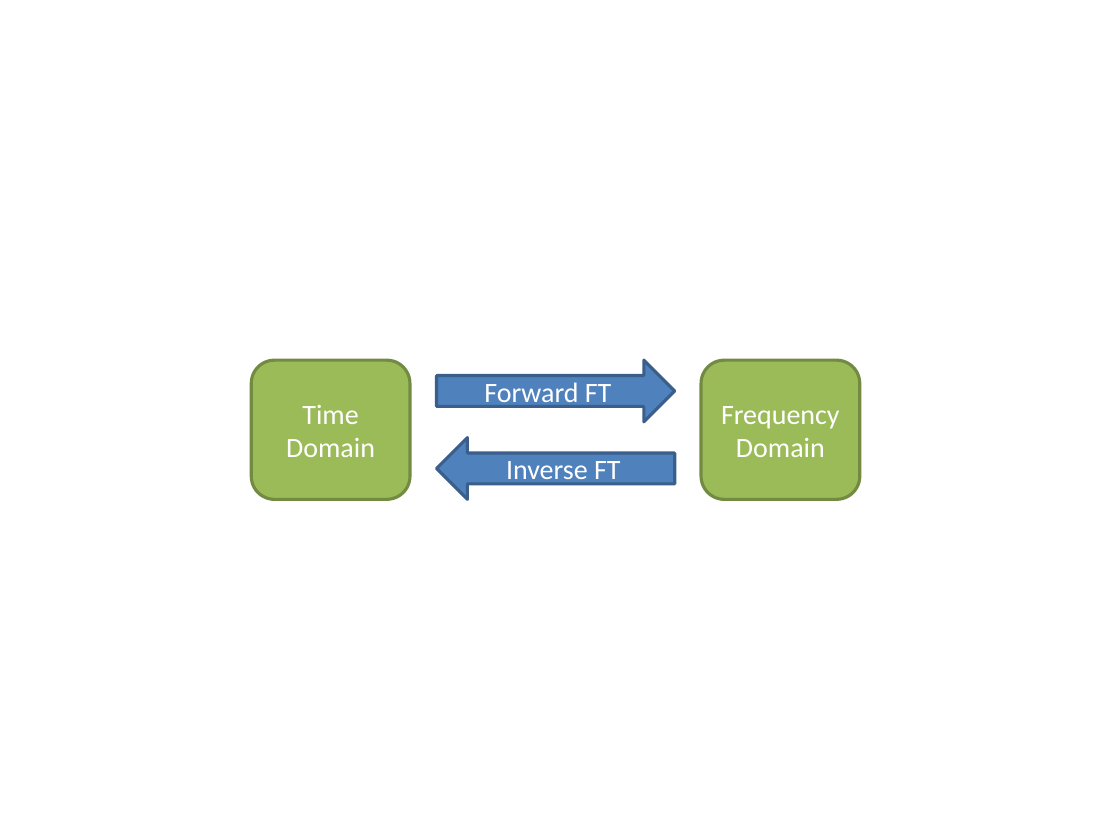
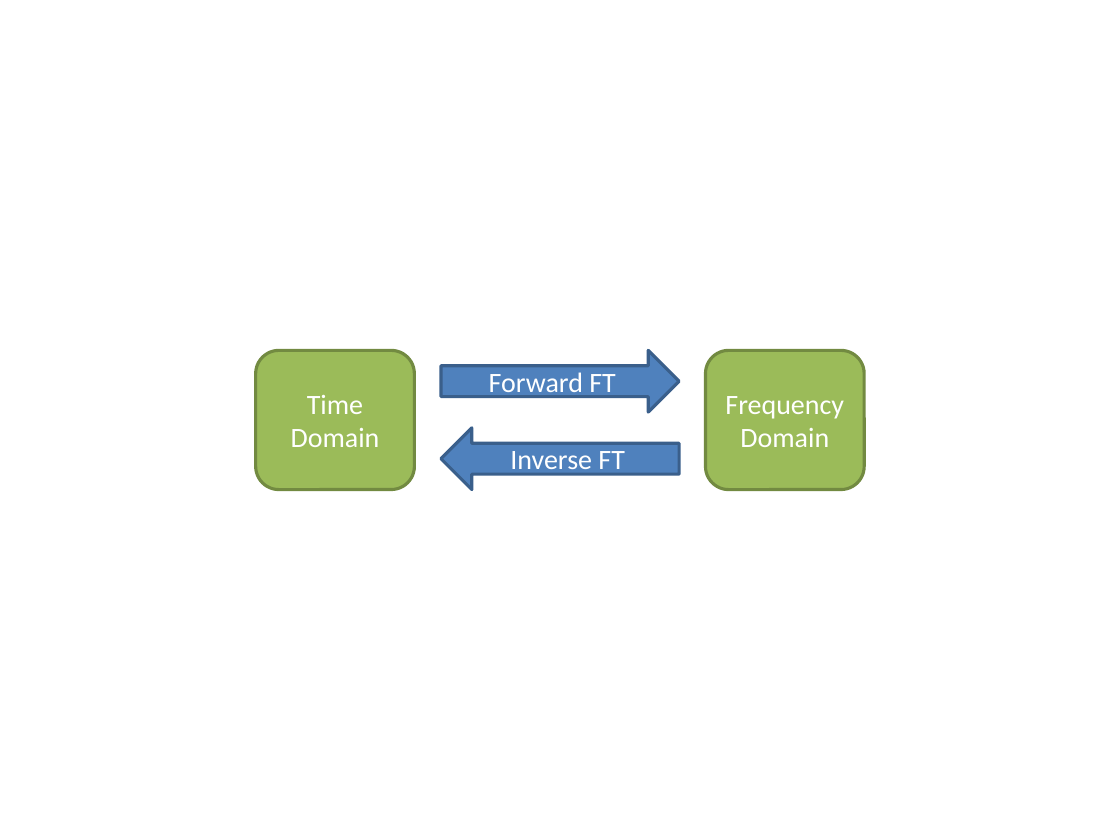
Before and after one commit to UbiquitousComputingSS14/Documentation, a slide deck: slide 28 of res/HeartRateMonitor.pptx. Drawn at 1120x840 pixels with LibreOffice and Linux fonts; fonts in the diff are those of the drawing. Boxes give left, top, right and bottom in pixels: in the first picture for what was removed or moved away, otherwise in the second. Text is boxed around its words. In the diff, an @@ line names an element or a change of style, - is before the commit and + after.

```diff
--- a/res/HeartRateMonitor.pptx
+++ b/res/HeartRateMonitor.pptx
@@ 2 rounded rectangles, 1 right arrow, 1 left arrow: place and size @@
-2 rounded rectangles, 1 right arrow, 1 left arrow at (251,361,860,500)
+2 rounded rectangles, 1 right arrow, 1 left arrow at (255,351,865,489)
```
Also in this commit, not shown: 2 other slides changed, 5 other files.
